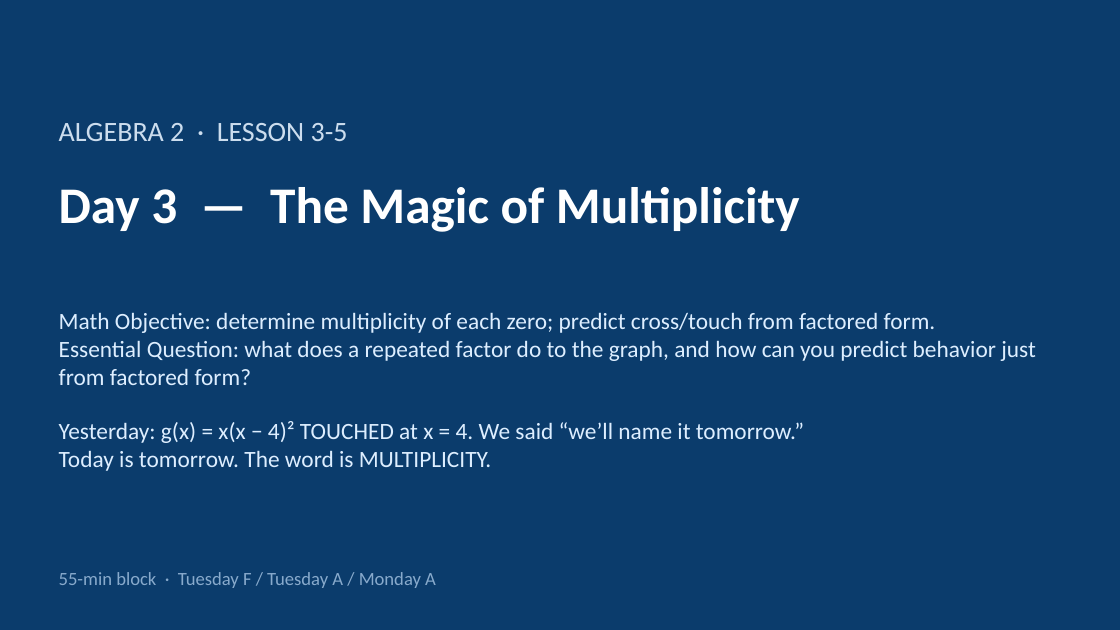
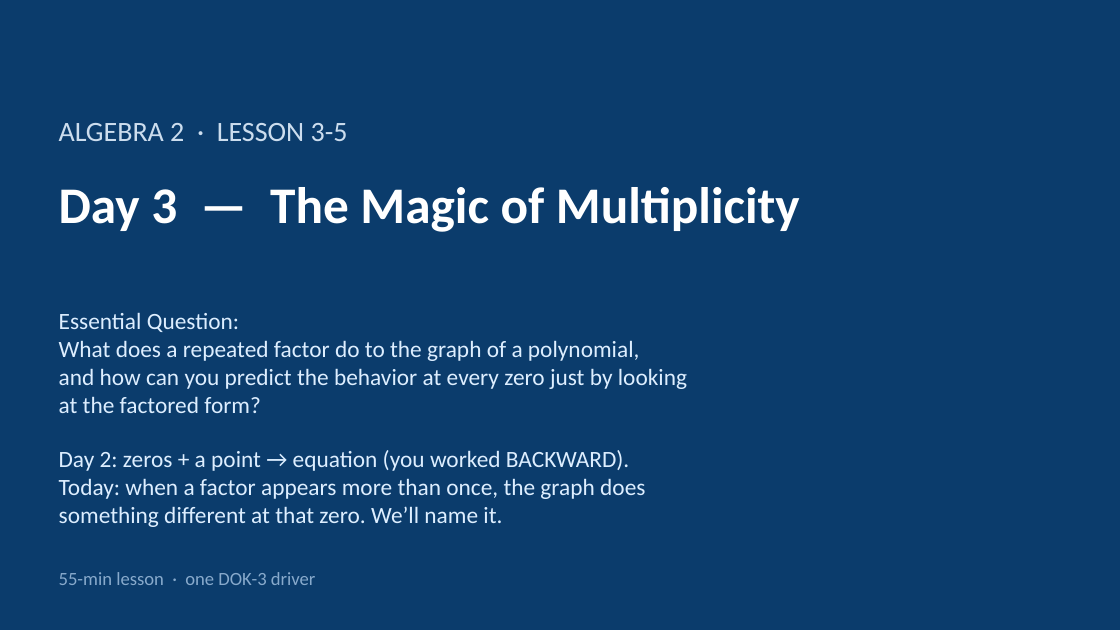
Before and after one commit to robjohncolson/Lesson_planning, a slide deck: slide 1 of Day_3_Slides.pptx. Drawn at 1120x630 pixels with LibreOffice and Linux fonts; fonts in the diff are those of the drawing. Boxes give left, top, right and bottom in pixels: in the first picture for what was removed or moved away, otherwise in the second. Text is boxed around its words. In the diff, an @@ line names an element or a change of style, - is before the commit and + after.

```diff
--- a/Day_3_Slides.pptx
+++ b/Day_3_Slides.pptx
@@ text at <box>59,312,687,527</box>: text changed @@
-Math Objective: determine multiplicity of each zero; predict cross/touch from factored form.
-Essential Question: what does a repeated factor do to the graph, and how can you predict behavior just from factored form?
-Yesterday: g(x) = x(x − 4)² TOUCHED at x = 4. We said “we’ll name it tomorrow.”
-Today is tomorrow. The word is MULTIPLICITY.
+Essential Question:
+What does a repeated factor do to the graph of a polynomial,
+and how can you predict the behavior at every zero just by looking
+at the factored form?
+Day 2: zeros + a point → equation (you worked BACKWARD).
+Today: when a factor appears more than once, the graph does
+something different at that zero. We’ll name it.
@@ text at <box>59,572,315,585</box>: text changed @@
-55-min block · Tuesday F / Tuesday A / Monday A
+55-min lesson · one DOK-3 driver
```
Also in this commit, not shown: 7 other slides changed, 1 slide removed, 22 other files.
